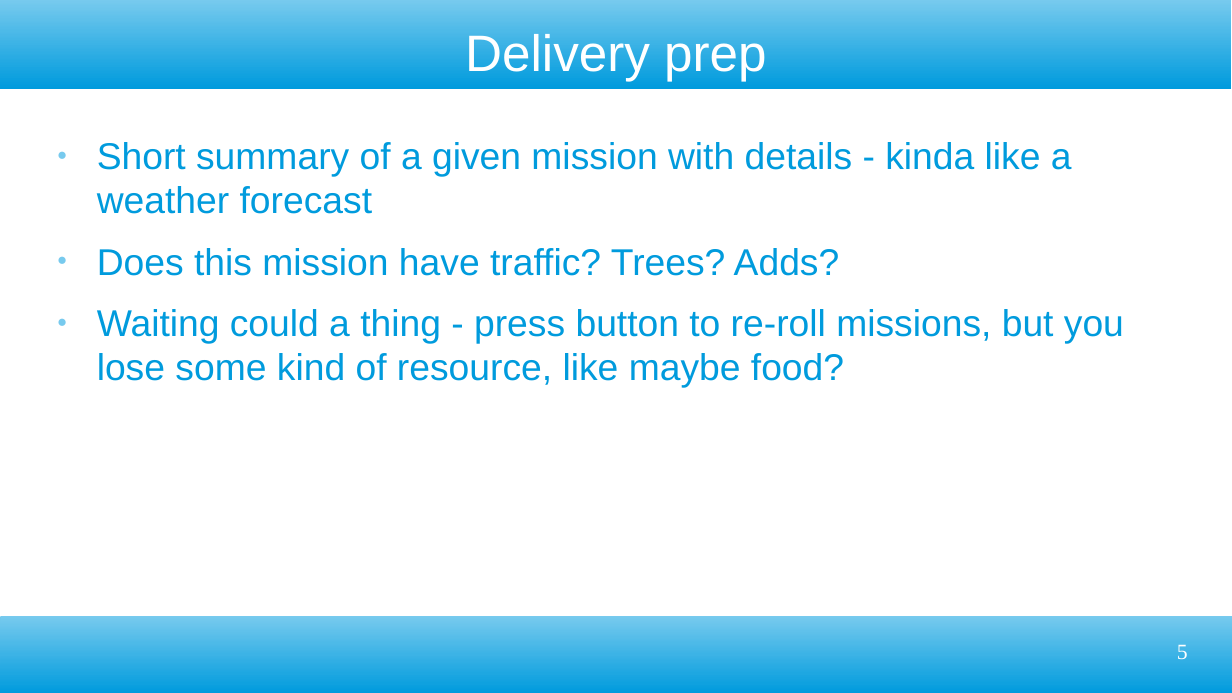
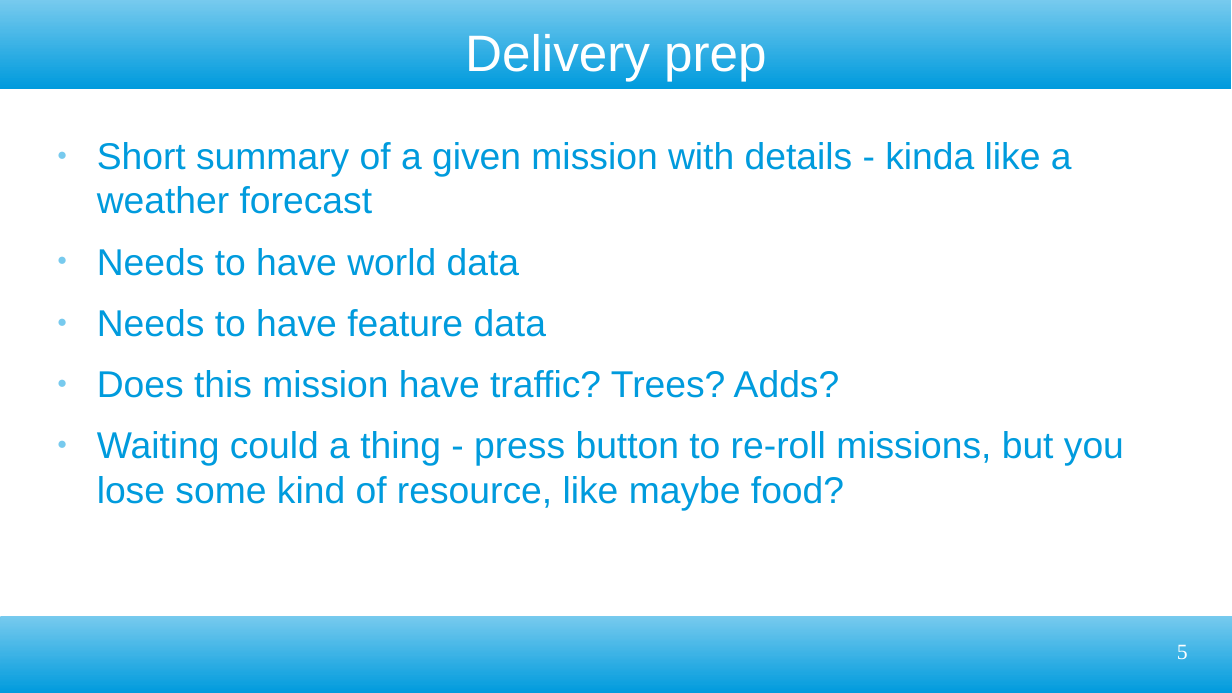
Before and after one commit to ktosox/GWJ77-Metamorphosis, a slide deck: slide 5 of GDD.odp. Drawn at 1232x693 pixels with LibreOffice and Linux fonts; fonts in the diff are those of the drawing. Boxes give left, top, right and bottom in pixels: in the first picture for what was removed or moved away, otherwise in the second. Text is boxed around its words. In the diff, an @@ line names an element or a change of style, - is before the commit and + after.

```diff
--- a/GDD.odp
+++ b/GDD.odp
@@ text at (x1=97, y1=248, x2=546, y2=337): paragraphs added @@
+● Needs to have world data
+● Needs to have feature data
```
Also in this commit, not shown: 16 other files.
